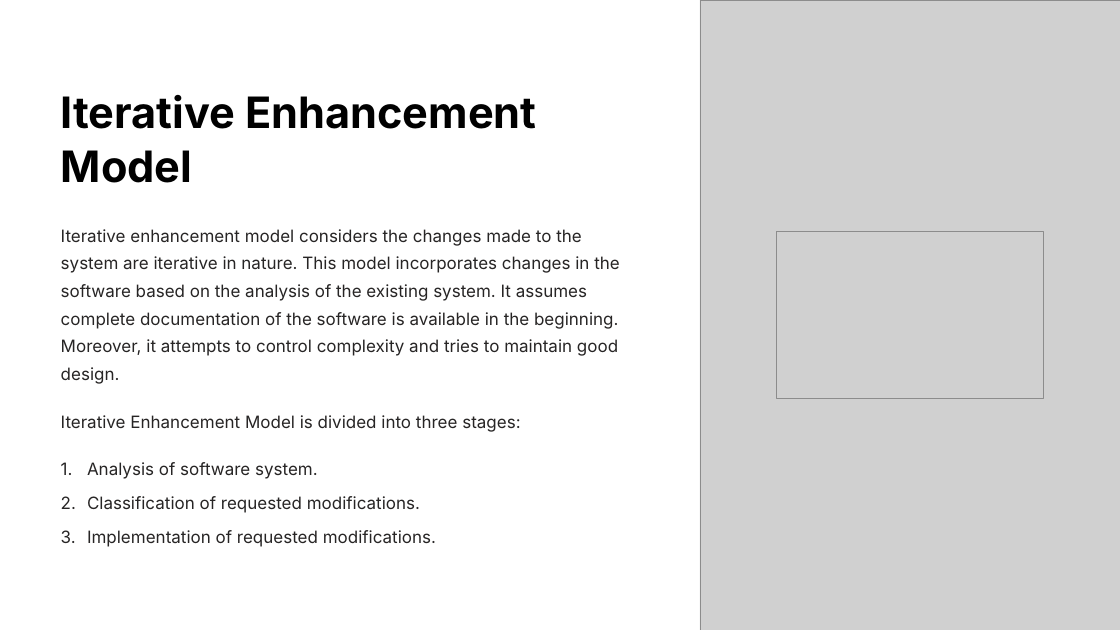
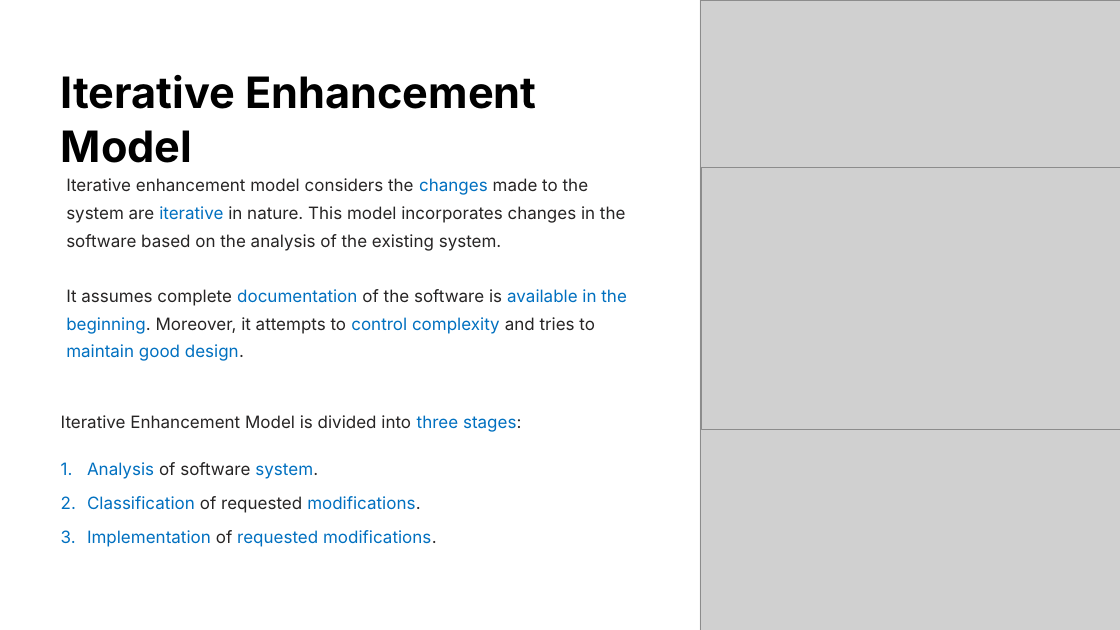
Before and after one commit to GoonerMAK/SWE_4801_Software_Maintenance, a slide deck: slide 25 of Chapter 2 & 5-Maint.framework&process.pptx. Drawn at 1120x630 pixels with LibreOffice and Linux fonts; fonts in the diff are those of the drawing; grey boxes stand for pictures; background and template pictures are left out. Boxes give left, top, right and bottom in pixels: in the first picture for what was removed or moved away, otherwise in the second. Text is boxed around its words. In the diff, an @@ line names an element or a change of style, - is before the commit and + after.

```diff
--- a/Chapter 2 & 5-Maint.framework&process.pptx
+++ b/Chapter 2 & 5-Maint.framework&process.pptx
@@ text "Iterative Enhancement Model": place and size @@
-text "Iterative Enhancement Model" at <box>61,95,536,183</box>
+text "Iterative Enhancement Model" at <box>61,75,536,163</box>
@@ text at <box>66,178,627,361</box>: text changed @@
-Iterative enhancement model considers the changes made to the system are iterative in nature. This model incorporates changes in the software based on the analysis of the existing system. It assumes complete documentation of the software is available in the beginning. Moreover, it attempts to control complexity and tries to maintain good design.
+Iterative enhancement model considers the changes made to the system are iterative in nature. This model incorporates changes in the software based on the analysis of the existing system.
+It assumes complete documentation of the software is available in the beginning. Moreover, it attempts to control complexity and tries to maintain good design.
@@ picture: place and size @@
-picture at <box>776,231,1044,398</box>
+picture at <box>701,167,1120,429</box>
@@ text "Iterative Enhancement Model is divided ..." at <box>61,415,522,432</box>: text colour #272525 to #0070C0 in "three stages:" @@
@@ text "Analysis of software system." at <box>87,462,318,479</box>: text colour #272525 to #0070C0 in "Analysis system." @@
@@ text "Classification of requested modifications." at <box>87,496,420,513</box>: text colour #272525 to #0070C0 in "Classification modifications." @@
@@ text "Implementation of requested modifications." at <box>87,530,437,547</box>: text colour #272525 to #0070C0 @@
```
Also in this commit, not shown: 17 other slides changed, 9 other files.
